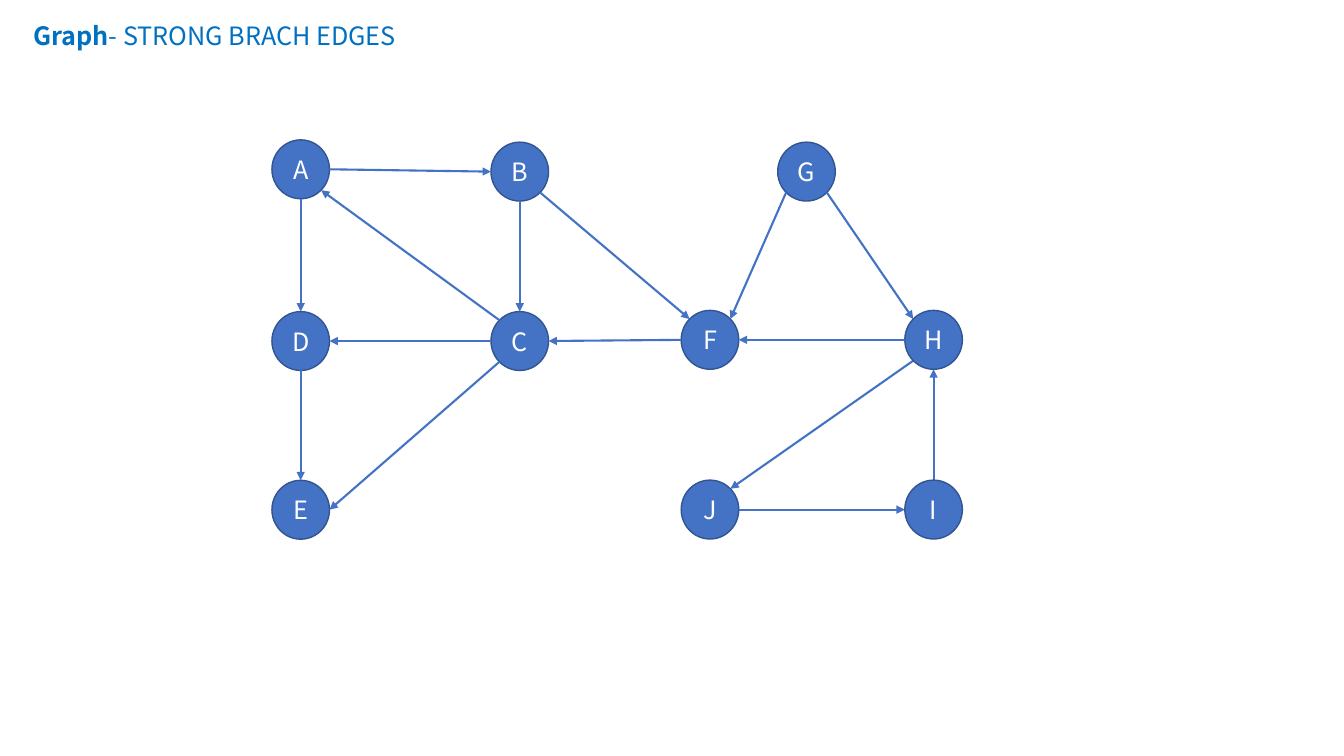
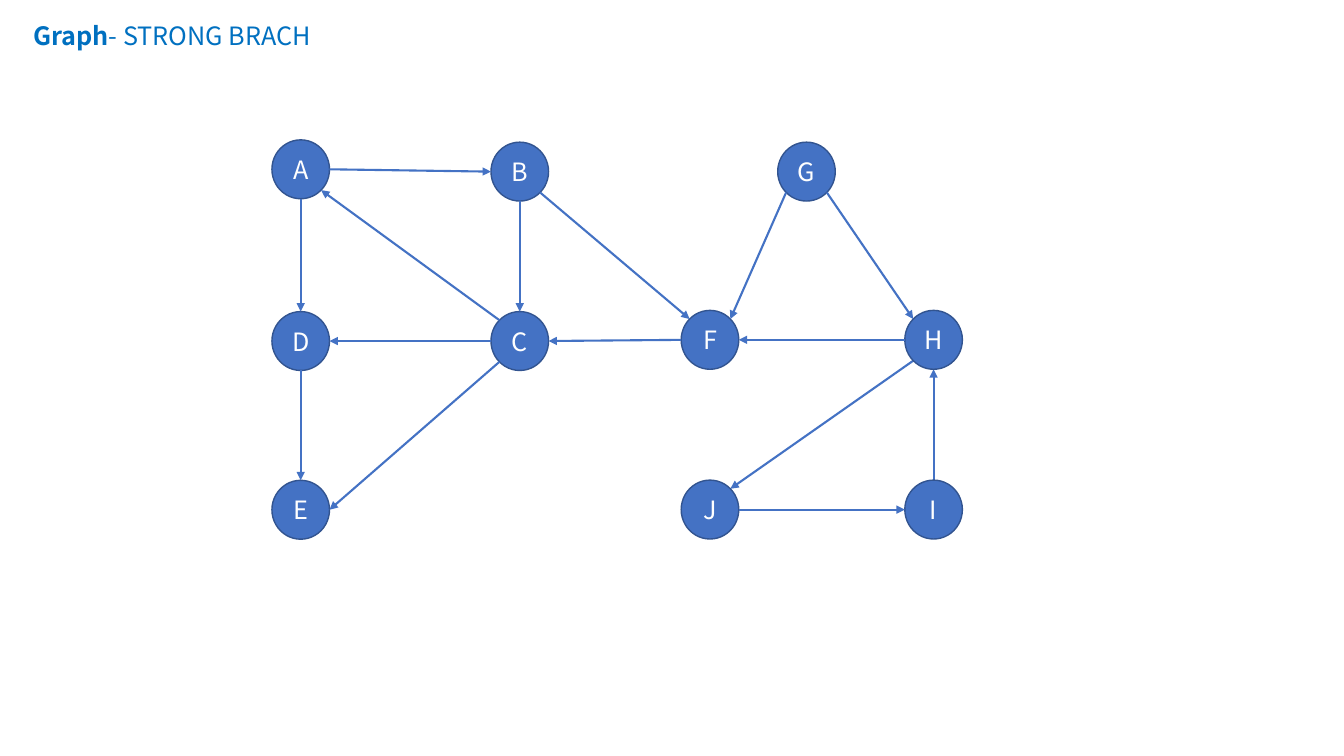
Before and after one commit to online-books/Data-Structures-and-Algorithm-Analysis-in-TS, a slide deck: slide 5 of Assets/visualization.pptx (slide 3 before the commit). Drawn at 1344x756 pixels with LibreOffice and Linux fonts; fonts in the diff are those of the drawing. Boxes give left, top, right and bottom in pixels: in the first picture for what was removed or moved away, otherwise in the second. Text is boxed around its words. In the diff, an @@ line names an element or a change of style, - is before the commit and + after.

```diff
--- a/Assets/visualization.pptx
+++ b/Assets/visualization.pptx
@@ text at bbox=[33, 25, 311, 51]: text changed @@
-Graph- STRONG BRACH EDGES
+Graph- STRONG BRACH
```
Also in this commit, not shown: 2 other slides changed, 2 slides added, 8 other files.
